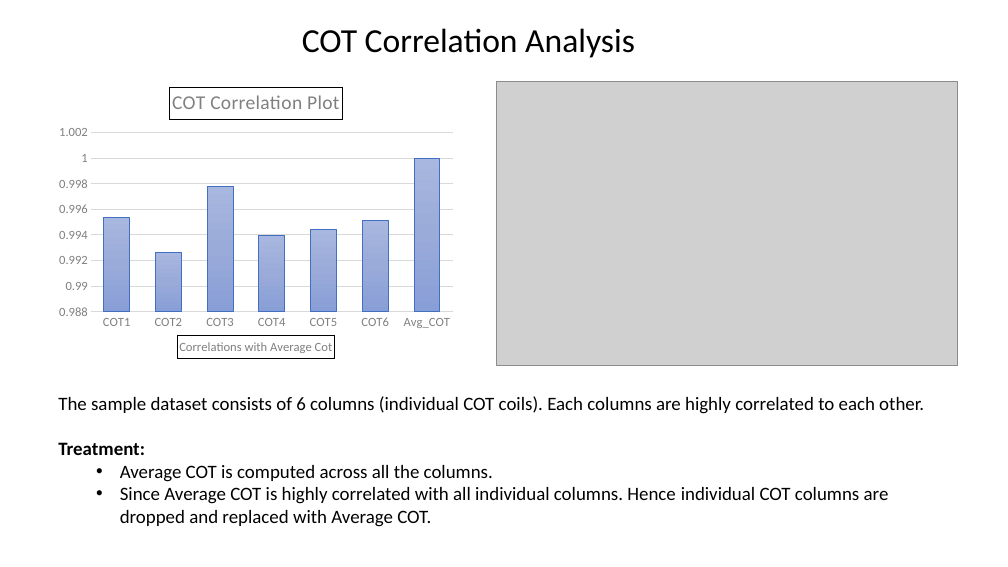
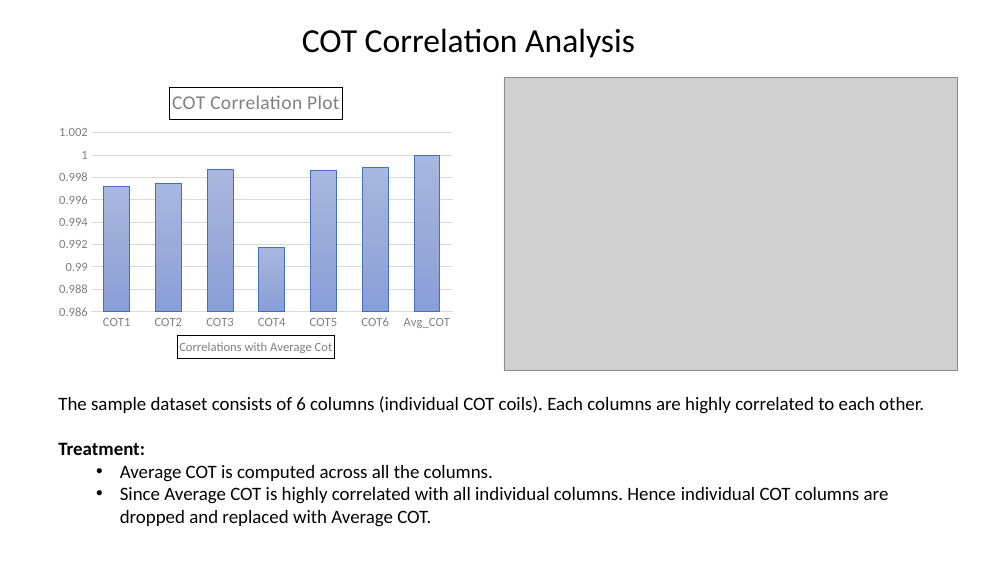
Before and after one commit to SabyasachiBhadra/CAP_106, a slide deck: slide 9 of CAP_106_Research_Env/EDA_Report/New Microsoft PowerPoint Presentation.pptx. Drawn at 1008x567 pixels with LibreOffice and Linux fonts; fonts in the diff are those of the drawing; grey boxes stand for pictures. Boxes give left, top, right and bottom in pixels: in the first picture for what was removed or moved away, otherwise in the second. Text is boxed around its words. In the diff, an @@ line names an element or a change of style, - is before the commit and + after.

```diff
--- a/CAP_106_Research_Env/EDA_Report/New Microsoft PowerPoint Presentation.pptx
+++ b/CAP_106_Research_Env/EDA_Report/New Microsoft PowerPoint Presentation.pptx
@@ column chart at [51,77,461,371] @@
@@ Series 1, COT2: 0.99 to 1 @@
@@ Series 1, COT5: 0.99 to 1 @@
@@ picture: place and size @@
-picture at [497,81,957,365]
+picture at [504,77,957,371]
```
Also in this commit, not shown: 7 other slides changed, 6 slides added, 32 other files.
